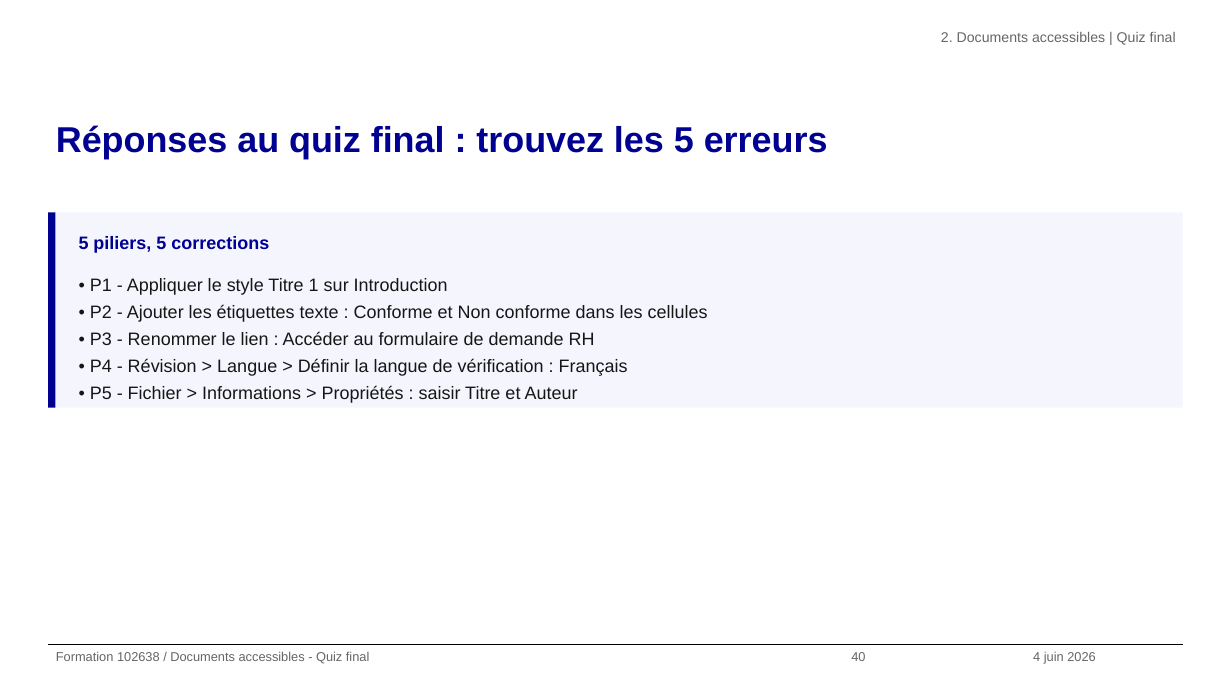
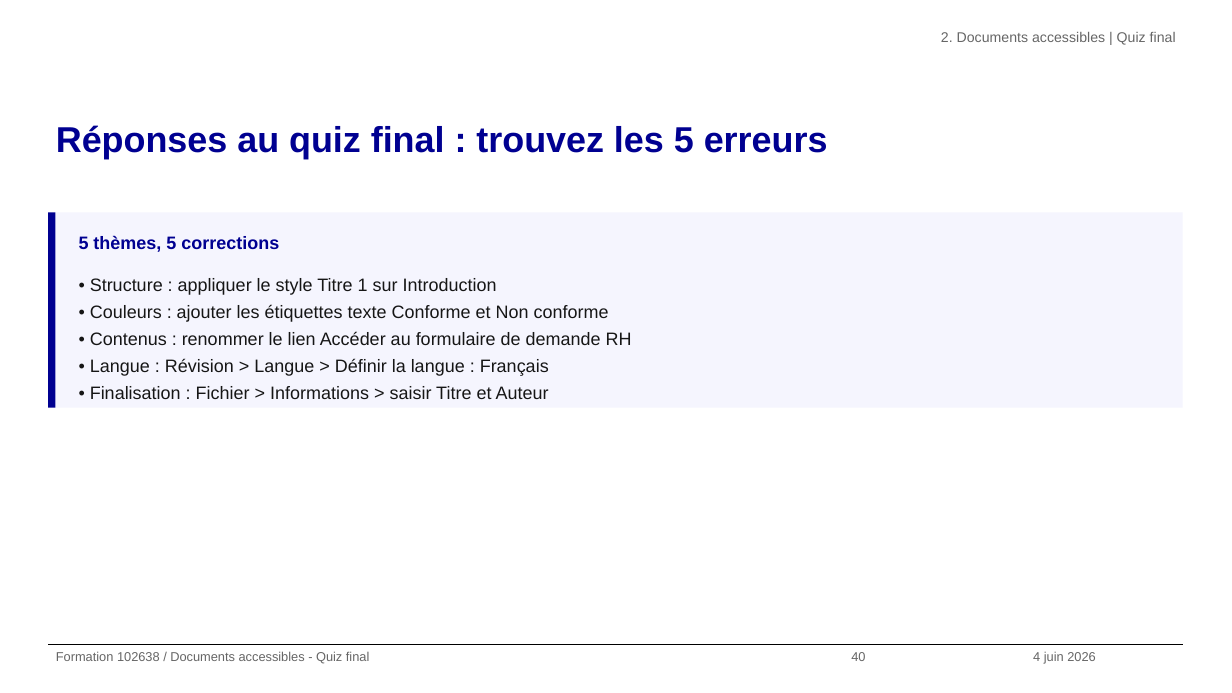
Before and after one commit to alexandra-guiderdoni/usine-fabrication-igpde-102846-ay11, a slide deck: slide 40 of formation-102638-juin-2026.pptx. Drawn at 1232x693 pixels with LibreOffice and Linux fonts; fonts in the diff are those of the drawing; background and template pictures are left out. Boxes give left, top, right and bottom in pixels: in the first picture for what was removed or moved away, otherwise in the second. Text is boxed around its words. In the diff, an @@ line names an element or a change of style, - is before the commit and + after.

Commit message:
refactor: remplacer pilier par theme dans toutes les slides

```diff
--- a/formation-102638-juin-2026.pptx
+++ b/formation-102638-juin-2026.pptx
@@ text at (x1=79, y1=235, x2=279, y2=252): text changed @@
-5 piliers, 5 corrections
+5 thèmes, 5 corrections
@@ text at (x1=90, y1=278, x2=632, y2=399): text changed @@
-• P1 - Appliquer le style Titre 1 sur Introduction
-• P2 - Ajouter les étiquettes texte : Conforme et Non conforme dans les cellules
-• P3 - Renommer le lien : Accéder au formulaire de demande RH
-• P4 - Révision > Langue > Définir la langue de vérification : Français
-• P5 - Fichier > Informations > Propriétés : saisir Titre et Auteur
+• Structure : appliquer le style Titre 1 sur Introduction
+• Couleurs : ajouter les étiquettes texte Conforme et Non conforme
+• Contenus : renommer le lien Accéder au formulaire de demande RH
+• Langue : Révision > Langue > Définir la langue : Français
+• Finalisation : Fichier > Informations > saisir Titre et Auteur
```
Also in this commit, not shown: 15 other slides changed, 20 other files.
